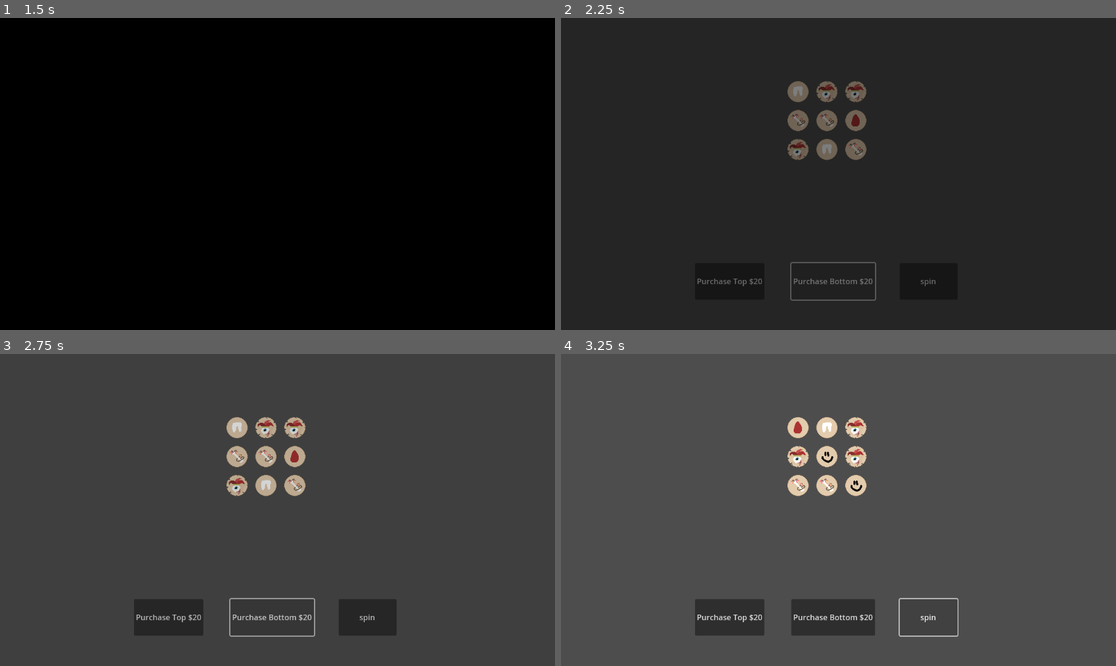
Above: before the commit, frames 1-4 (two rows, left to right).
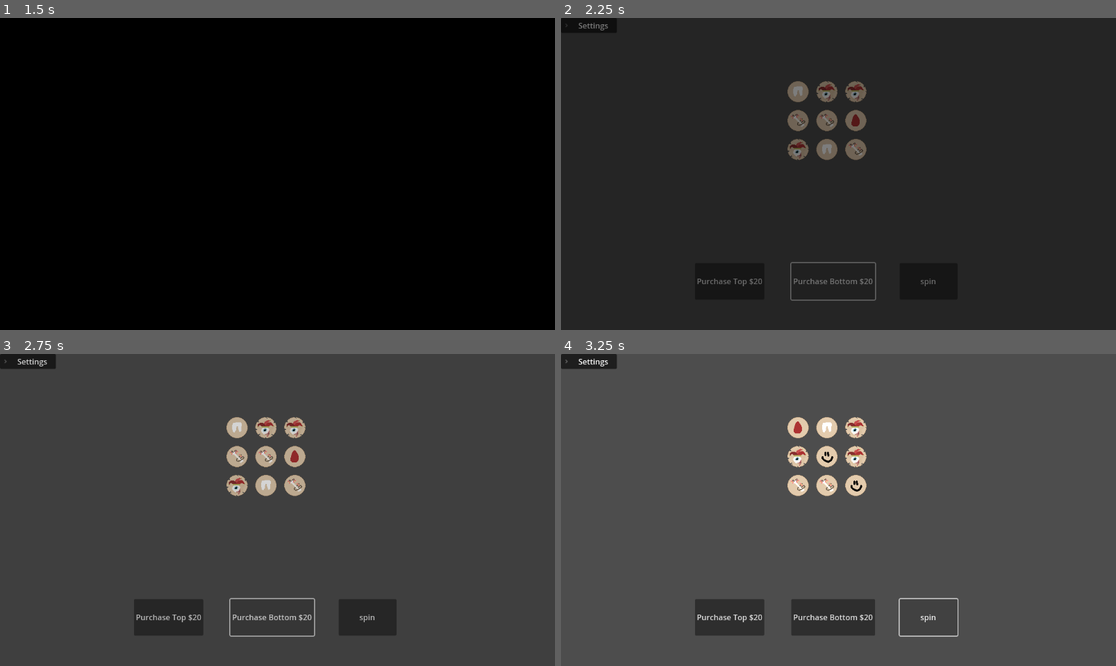
Above: after the commit, the same moments.

Repository: ZaneSoCool/GDaM-Mega-Collab-Fall-2025
Game: Godot game, scene res://Scenes/SlotMachine.tscn
The game is run twice, just before and just after one commit, with the same random seed, the same clock (stepped at 60 frames per second) and the same inputs.
Inputs:
- Up to frame 1 (1.5 s): click "spin" at 0.5 s; click "Purchase Top $20" at 1.25 s
- Up to frame 2 (2.25 s): click "Purchase Bottom $20" at 2 s
- Up to frame 3 (2.75 s): no input
- Up to frame 4 (3.25 s): click "spin" at 2.75 s

Frame 1 is identical in both runs. In frame 2, less than 0.1% of the frame differs, in the area x 3-9%, y 1-5%; in frame 3, 0.4%; in frame 4, 0.4%, in the area x 0-11%, y 0-5%.

Commit message:
added brief settings menu
can go back to main menu from anywhere
can change music and sfx levels

Diff:
--- /dev/null
+++ b/Scenes/Global/SoundController.tscn
@@ -0,0 +1,9 @@
+[gd_scene format=3 uid="uid://dq3vfjaheg03h"]
+
+[node name="SoundController" type="Node"]
+
+[node name="Music" type="AudioStreamPlayer" parent="."]
+bus = &"Music"
+
+[node name="ButtonPress" type="AudioStreamPlayer" parent="."]
+bus = &"SFX"
--- /dev/null
+++ b/Scenes/Global/settings.gd
@@ -0,0 +1,20 @@
+extends Control
+
+@onready var foldable_container: FoldableContainer = $FoldableContainer
+@onready var confirmation_dialog: ConfirmationDialog = $FoldableContainer/VBoxContainer/Button/ConfirmationDialog
+
+#made by Zane Pederson
+
+func _ready() -> void:
+	foldable_container.folded = true
+	confirmation_dialog.visible = false
+
+func _on_button_pressed() -> void:
+	confirmation_dialog.visible = true
+
+func _on_confirmation_dialog_canceled() -> void:
+	foldable_container.folded = true
+	confirmation_dialog.visible = false
+
+func _on_confirmation_dialog_confirmed() -> void:
+	SceneTransition.change_scene_to("res://Scenes/Menu.tscn")
--- /dev/null
+++ b/Scenes/Global/settings.tscn
@@ -0,0 +1,61 @@
+[gd_scene load_steps=3 format=3 uid="uid://ixy763y13221"]
+
+[ext_resource type="Script" uid="uid://cnhiorc1fmddt" path="res://Scenes/Global/settings.gd" id="1_5hyo8"]
+[ext_resource type="Script" uid="uid://kgqhd0ntrw7l" path="res://Scenes/Global/volumeSlider.gd" id="1_8xyrf"]
+
+[node name="Settings" type="Control"]
+layout_mode = 3
+anchors_preset = 15
+anchor_right = 1.0
+anchor_bottom = 1.0
+grow_horizontal = 2
+grow_vertical = 2
+script = ExtResource("1_5hyo8")
+
+[node name="FoldableContainer" type="FoldableContainer" parent="."]
+layout_mode = 0
+offset_right = 116.0
+offset_bottom = 75.0
+title = "Settings"
+title_alignment = 1
+
+[node name="VBoxContainer" type="VBoxContainer" parent="FoldableContainer"]
+layout_mode = 2
+theme_override_constants/separation = 10
+alignment = 1
+
+[node name="Music Label" type="Label" parent="FoldableContainer/VBoxContainer"]
+layout_mode = 2
+text = "Music Volume"
+
+[node name="HSlider (Music)" type="HSlider" parent="FoldableContainer/VBoxContainer"]
+layout_mode = 2
+script = ExtResource("1_8xyrf")
+bus_name = "Music"
+
+[node name="SFX Label" type="Label" parent="FoldableContainer/VBoxContainer"]
+layout_mode = 2
+text = "SFX Volume"
+
+[node name="HSlider (SFX)" type="HSlider" parent="FoldableContainer/VBoxContainer"]
+layout_mode = 2
+script = ExtResource("1_8xyrf")
+bus_name = "SFX"
+
+[node name="Button" type="Button" parent="FoldableContainer/VBoxContainer"]
+layout_mode = 2
+text = "Main Menu"
+
+[node name="ConfirmationDialog" type="ConfirmationDialog" parent="FoldableContainer/VBoxContainer/Button"]
+oversampling_override = 1.0
+initial_position = 1
+size = Vector2i(220, 106)
+visible = true
+ok_button_text = "Yuh Huh"
+dialog_text = "You will lose any progress.
+Are you sure?"
+cancel_button_text = "Nuh Uh"
+
+[connection signal="pressed" from="FoldableContainer/VBoxContainer/Button" to="." method="_on_button_pressed"]
+[connection signal="canceled" from="FoldableContainer/VBoxContainer/Button/ConfirmationDialog" to="." method="_on_confirmation_dialog_canceled"]
+[connection signal="confirmed" from="FoldableContainer/VBoxContainer/Button/ConfirmationDialog" to="." method="_on_confirmation_dialog_confirmed"]
--- /dev/null
+++ b/Scenes/Global/volumeSlider.gd
@@ -0,0 +1,18 @@
+extends HSlider
+
+#made by Zane Pederson
+
+@export var bus_name: String
+var bus_index
+
+func _ready() -> void:
+	bus_index = AudioServer.get_bus_index(bus_name)
+
+	value = db_to_linear(
+		AudioServer.get_bus_volume_db(bus_index) + 30
+	)
+
+func _on_value_changed(value1):
+	AudioServer.set_bus_volume_db(
+		bus_index, linear_to_db(value1) - 30
+	)
--- a/Scenes/Slot.tscn
+++ b/Scenes/Slot.tscn
@@ -6,8 +6,8 @@
 [node name="Slot" type="Control"]
 layout_mode = 3
 anchors_preset = 0
-offset_right = 40.0
-offset_bottom = 40.0
+offset_right = 44.0
+offset_bottom = 44.0
 script = ExtResource("1_vqo0j")
 
 [node name="TextureRect" type="TextureRect" parent="."]
--- /dev/null
+++ b/default_bus_layout.tres
@@ -0,0 +1,15 @@
+[gd_resource type="AudioBusLayout" format=3 uid="uid://bf3ghcdunu10m"]
+
+[resource]
+bus/1/name = &"SFX"
+bus/1/solo = false
+bus/1/mute = false
+bus/1/bypass_fx = false
+bus/1/volume_db = 0.0
+bus/1/send = &"Master"
+bus/2/name = &"Music"
+bus/2/solo = false
+bus/2/mute = false
+bus/2/bypass_fx = false
+bus/2/volume_db = 0.0
+bus/2/send = &"Master"
--- a/project.godot
+++ b/project.godot
@@ -18,4 +18,6 @@
 [autoload]
 
 Global="*res://Scripts/Global.gd"
-SceneTransition="*res://Scenes/scene_transition.tscn"
+SceneTransition="*res://Scenes/Global/scene_transition.tscn"
+SoundController="*res://Scenes/Global/SoundController.tscn"
+Settings="*res://Scenes/Global/settings.tscn"
Renamed: Scenes/scene_transition.tscn -> Scenes/Global/scene_transition.tscn
Not shown, added: Scenes/Global/settings.gd.uid
Not shown, added: Scenes/Global/volumeSlider.gd.uid
